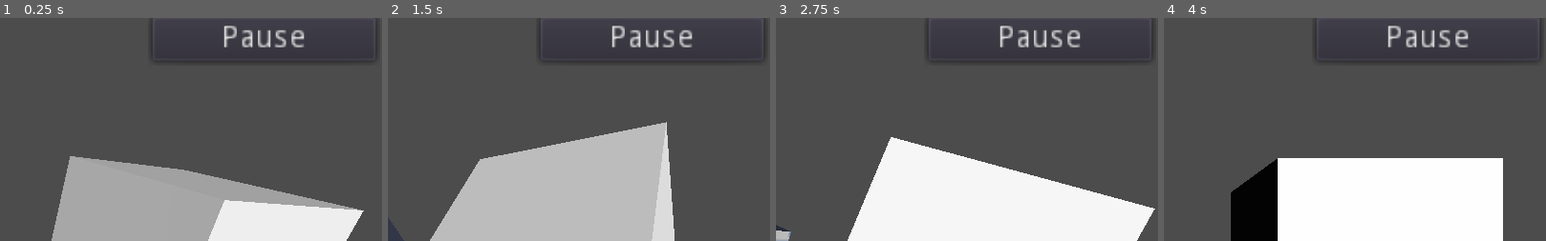
Above: before the commit, frames 1-4 (left to right).
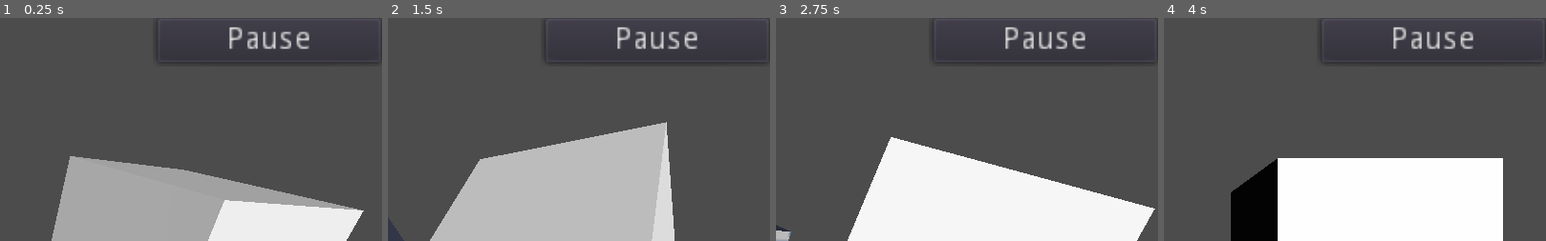
Above: after the commit, the same moments.

Repository: Io-oxicify/SpeenCube
Game: Godot game, scene res://workspace.tscn
The game is run twice, just before and just after one commit, with the same random seed, the same clock (stepped at 60 frames per second) and the same inputs. The engine's default icon, where the game draws it, is replaced by a stand-in: a white triangle on a blue panel in a dark square.
Inputs:
- Up to frame 1 (0.25 s): no input
- Up to frame 2 (1.5 s): no input
- Up to frame 3 (2.75 s): no input
- Up to frame 4 (4 s): no input
The pictures show only the part of the screen within x 50-100%, y 0-50%; the shares and areas given below are measured in that part.

The runs differ from the first frame. In frame 1, 1.6% of the frame differs, in the area x 39-100%, y 0-20%; in frame 2, 1.6%; in frame 3, 1.6%; in frame 4, 1.6%.

Commit message:
teeny tiny change on the pause button placement

Diff:
--- a/workspace.tscn
+++ b/workspace.tscn
@@ -62,14 +62,10 @@
 pause_mode = 2
 anchor_left = 1.0
 anchor_right = 1.0
-margin_left = -308.0
-margin_top = -2.0
-margin_right = -208.0
-margin_bottom = 18.0
+margin_left = -301.0
+margin_right = -201.0
+margin_bottom = 20.0
 rect_min_size = Vector2( 100, 1 )
 rect_scale = Vector2( 3, 3 )
 text = "Pause"
 script = ExtResource( 4 )
-__meta__ = {
-"_edit_use_anchors_": true
-}
